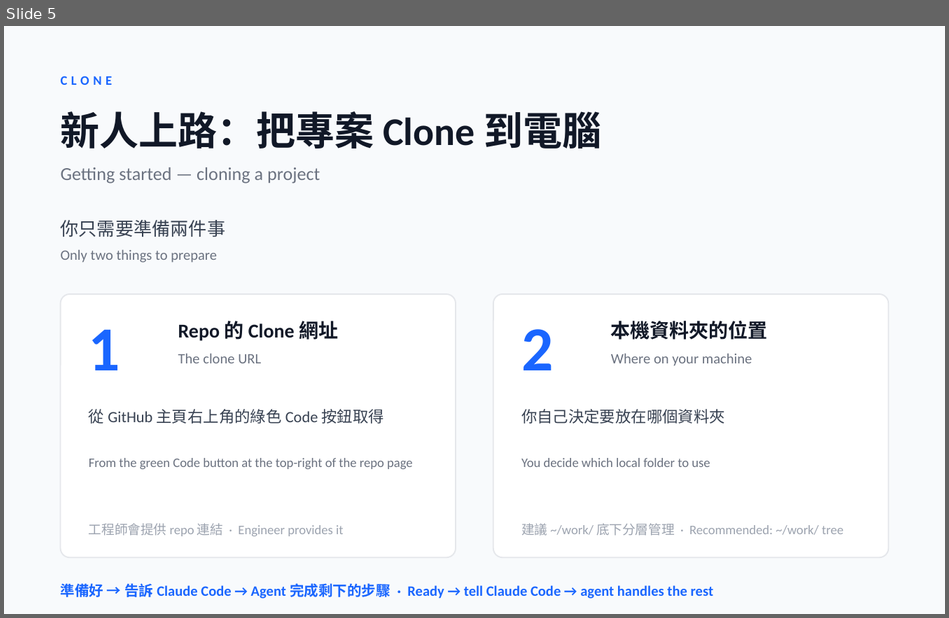
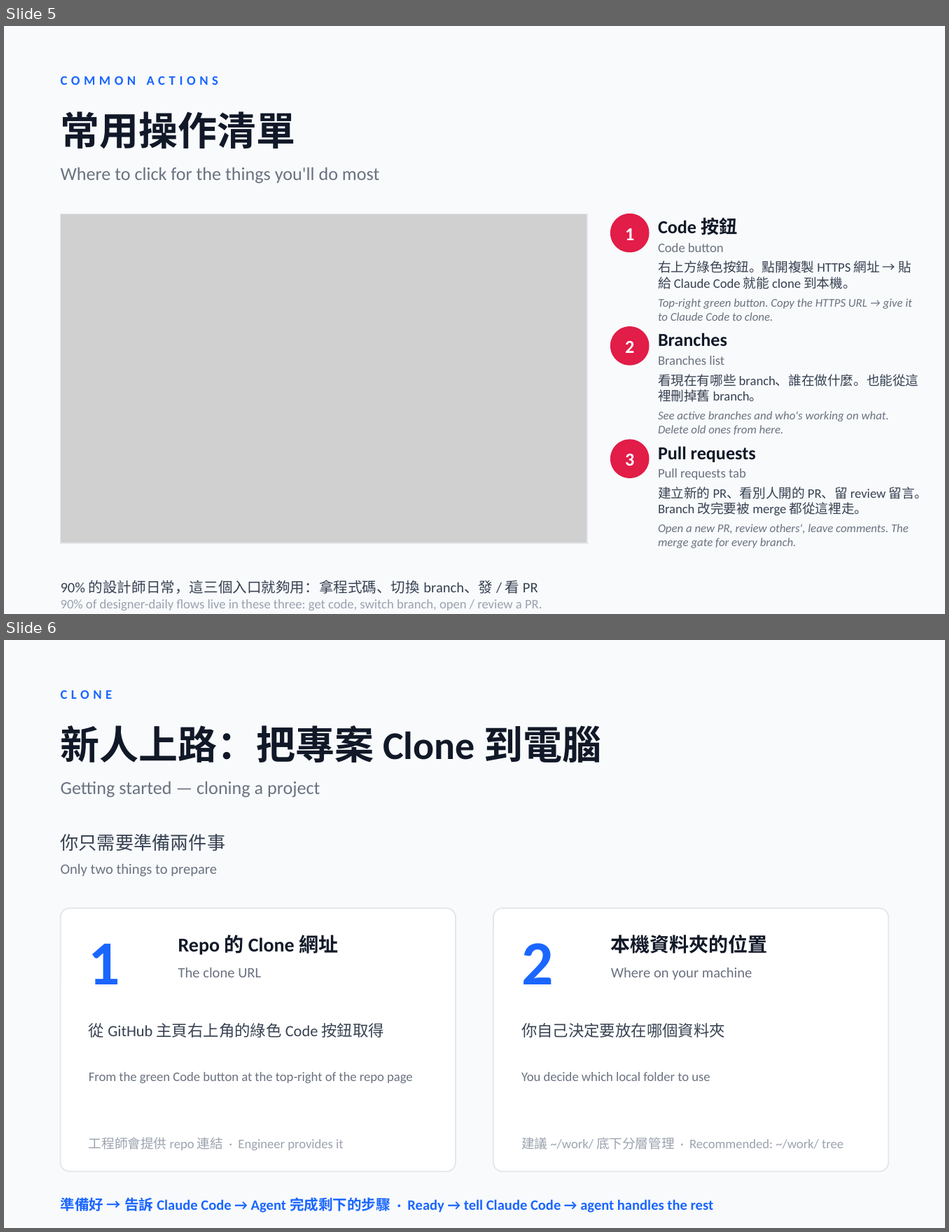
Before and after one commit to JiaWen-Shen/AI-design, a slide deck: proposals/week2-git-architecture.pptx. Shown one above the other, each under a label of ours: slide 5 before the commit, slides 5 and 6 after it. The pictures are 949x618 and 949x1232 pixels, drawn with LibreOffice and Linux fonts; fonts in the diff are those of the drawing; grey boxes stand for pictures. Boxes give left, top, right and bottom in pixels: in the first picture for what was removed or moved away, otherwise in the second. Text is boxed around its words. In the diff, an @@ line names an element or a change of style, - is before the commit and + after.

```diff
--- a/proposals/week2-git-architecture.pptx
+++ b/proposals/week2-git-architecture.pptx
@@ slide 5 added at (4, 26, 945, 614), background #F8FAFC @@
@@ text added at (61, 76, 218, 85), 10 pt, text #1A66FF, bold @@
+COMMON ACTIONS
@@ text added at (61, 111, 296, 148), 30 pt, text #111827, bold @@
+常用操作清單
@@ text added at (61, 167, 379, 184), 14 pt, text #6B7280 @@
+Where to click for the things you'll do most
@@ picture added at (61, 214, 587, 543) @@
@@ rectangle added at (61, 214, 587, 543), outline #E5E7EB 0.75 pt @@
@@ ellipse added at (611, 214, 649, 252), fill #E11D48, outline #E11D48 1 pt @@
@@ text added at (625, 228, 634, 240), 14 pt, text #FFFFFF, bold @@
+1
@@ text added at (658, 217, 737, 235), 14 pt, text #111827, bold @@
+Code 按鈕
@@ text added at (658, 243, 724, 252), 10 pt, text #6B7280 @@
+Code button
@@ text added at (658, 260, 912, 289), 10 pt, text #374151 @@
+右上方綠色按鈕。點開複製 HTTPS 網址 → 貼給 Claude Code 就能 clone 到本機。
@@ text added at (658, 298, 912, 321), 9 pt, text #6B7280, italic @@
+Top-right green button. Copy the HTTPS URL → give it to Claude Code to clone.
@@ ellipse added at (611, 327, 649, 365), fill #E11D48, outline #E11D48 1 pt @@
@@ text added at (658, 333, 727, 346), 14 pt, text #111827, bold @@
+Branches
@@ text added at (625, 341, 634, 353), 14 pt, text #FFFFFF, bold @@
+2
@@ text added at (658, 356, 724, 365), 10 pt, text #6B7280 @@
+Branches list
@@ text added at (658, 374, 919, 402), 10 pt, text #374151 @@
+看現在有哪些 branch、誰在做什麼。也能從這裡刪掉舊 branch。
@@ text added at (658, 411, 889, 435), 9 pt, text #6B7280, italic @@
+See active branches and who's working on what. Delete old ones from here.
@@ ellipse added at (611, 440, 649, 477), fill #E11D48, outline #E11D48 1 pt @@
@@ text added at (625, 454, 634, 466), 14 pt, text #FFFFFF, bold @@
+3
@@ text added at (658, 446, 756, 462), 14 pt, text #111827, bold @@
+Pull requests
@@ text added at (658, 468, 746, 480), 10 pt, text #6B7280 @@
+Pull requests tab
@@ text added at (658, 487, 928, 515), 10 pt, text #374151 @@
+建立新的 PR、看別人開的 PR、留 review 留言。Branch 改完要被 merge 都從這裡走。
@@ text added at (658, 524, 908, 548), 9 pt, text #6B7280, italic @@
+Open a new PR, review others', leave comments. The merge gate for every branch.
@@ text added at (61, 580, 538, 594), 11 pt, text #374151 @@
+90% 的設計師日常，這三個入口就夠用：拿程式碼、切換 branch、發 / 看 PR
@@ text added at (61, 599, 542, 610), 10 pt, text #9CA3AF @@
+90% of designer-daily flows live in these three: get code, switch branch, open / review a PR.
@@ what was slide 5 is now slide 6 @@
```
Also in this commit, not shown: 4 slides changed, 5 other slides added, 1 slide removed, 7 other files.
